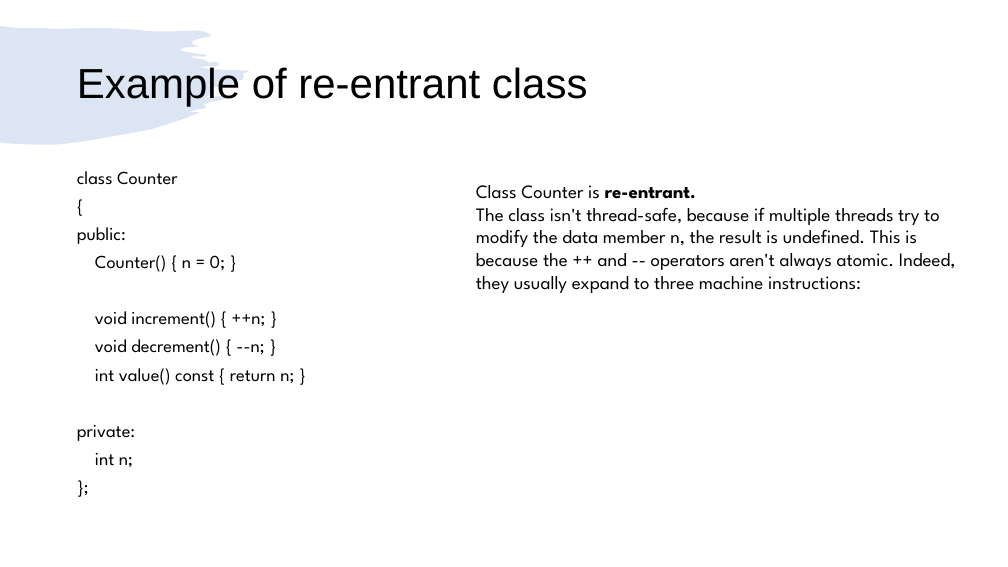
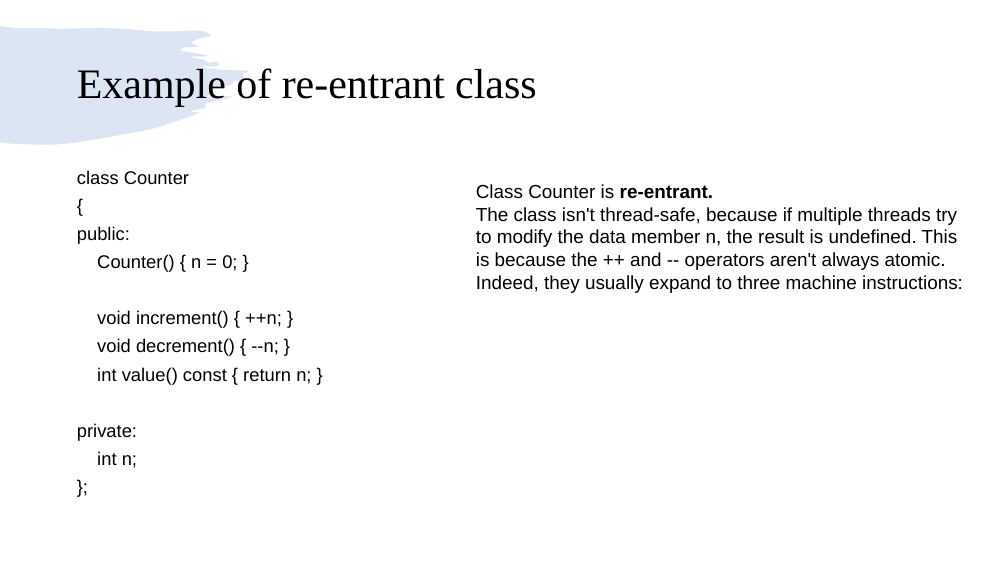
Before and after one commit to girishlande/CPlusPlus, a slide deck: slide 5 of learnings.pptx. Drawn at 1008x567 pixels with LibreOffice and Linux fonts; fonts in the diff are those of the drawing. Boxes give left, top, right and bottom in pixels: in the first picture for what was removed or moved away, otherwise in the second. Text is boxed around its words. In the diff, an @@ line names an element or a change of style, - is before the commit and + after.

```diff
--- a/learnings.pptx
+++ b/learnings.pptx
@@ title "Example of re-entrant class" at [77, 68, 536, 106]: font Arial to Times New Roman @@
@@ text "class Counter" at [77, 170, 311, 468]: font League Spartan to Arial @@
@@ text "Class Counter is re-entrant." at [476, 184, 963, 293]: font League Spartan to Arial @@
```
Also in this commit, not shown: 12 other slides changed, 1 other file.
